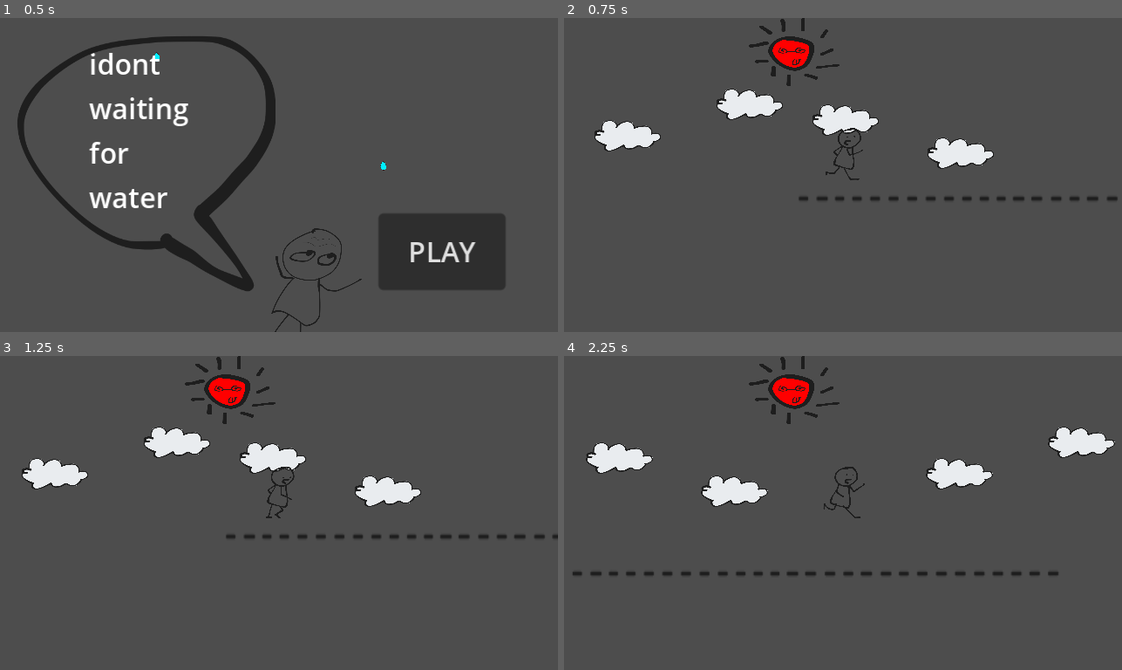
Above: before the commit, frames 1-4 (two rows, left to right).
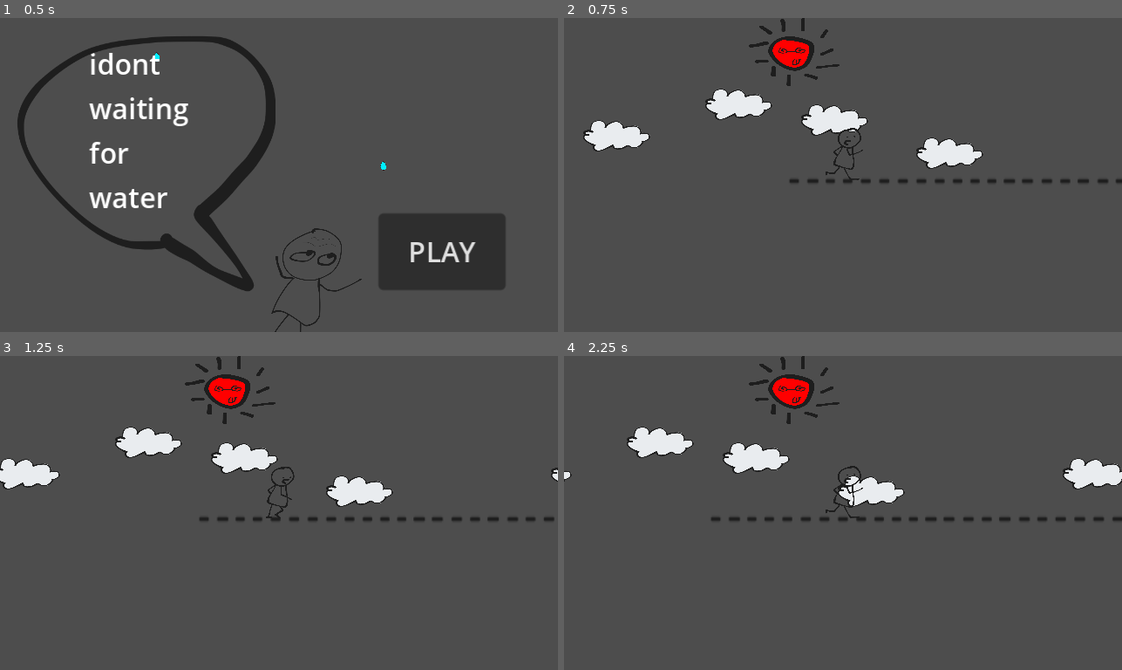
Above: after the commit, the same moments.

Repository: icehongssii/idontwaitingforwater
Game: Godot game, scene res://main.tscn
Same seed, same stepped clock (60 frames per second), same inputs: the game is played once before the commit and once after it.
Inputs:
- Up to frame 1 (0.5 s): no input
- Up to frame 2 (0.75 s): click "PLAY" at 0.5 s
- Up to frame 3 (1.25 s): no input
- Up to frame 4 (2.25 s): tap Enter (enter) at 1.25, 1.35 s; hold Right (ui_right) from 1.28 s (still down); tap Up (ui_up) at 1.52, 1.55, 1.82, 2.1 s

Frame 1 is identical in both runs. In frame 2, 2.8% of the frame differs, in the area x 3-100%, y 22-59%; in frame 3, 4.7%; in frame 4, 7.6%, in the area x 0-100%, y 22-70%.

Commit message:
IDWFW-17 엔터시 점프기능 추가

Diff:
--- a/parallax.tscn
+++ b/parallax.tscn
@@ -6,6 +6,7 @@
 [ext_resource type="Texture2D" uid="uid://cj5lrtld8t3hr" path="res://art/environment/cloud.svg" id="4_h8lon"]
 
 [sub_resource type="RectangleShape2D" id="RectangleShape2D_aefb3"]
+size = Vector2(265, 20)
 
 [node name="Parallax" type="Node2D"]
 
@@ -54,15 +55,16 @@
 centered = false
 
 [node name="Player" parent="." instance=ExtResource("3_0nv2d")]
-position = Vector2(24, 160)
+position = Vector2(27, 170)
 scale = Vector2(0.045, 0.041)
 
 [node name="StaticBody2D" type="StaticBody2D" parent="."]
 
 [node name="CollisionShape2D" type="CollisionShape2D" parent="StaticBody2D"]
+position = Vector2(133, 180)
 shape = SubResource("RectangleShape2D_aefb3")
 
 [node name="Sprite2D" type="Sprite2D" parent="StaticBody2D"]
-position = Vector2(142, 170)
+position = Vector2(143, 170)
 scale = Vector2(0.58998, 1)
 texture = ExtResource("3_chm7e")
--- a/player.gd
+++ b/player.gd
@@ -1,7 +1,13 @@
 extends CharacterBody2D
 
+enum {
+	RUNNING,
+	JUMPING,
+	FALLING
+}
 
-const SPEED = 10
+var state = RUNNING
+const SPEED = 30
 const JUMP_VELOCITY = -400.0
 @onready var anim = get_node("AnimationPlayer")
 # Get the gravity from the project settings to be synced with RigidBody nodes.
@@ -9,22 +15,28 @@
 
 
 func _physics_process(delta):
-	# Add the gravity.
-	#if not is_on_floor():
-		#velocity.y += gravity * delta
+	velocity.x = SPEED
+	state = RUNNING
+
+	if not is_on_floor(): # 공중이라
+		velocity.y += gravity * delta
+		if velocity.y < 0:
+			state = JUMPING
+		else:
+			state = FALLING
 #
 	## Handle jump.
-	#if Input.is_action_just_pressed("ui_accept") and is_on_floor():
-		#velocity.y = JUMP_VELOCITY
-#
-	## Get the input direction and handle the movement/deceleration.
-	## As good practice, you should replace UI actions with custom gameplay actions.
-	#var direction = Input.get_axis("ui_left", "ui_right")
-	#if direction:
-		#velocity.x = direction * SPEED
-	#else:
-		#velocity.x = move_toward(velocity.x, 0, SPEED)
-	velocity = Input.get_vector("ui_left", "ui_right", "ui_up", "ui_down") * 150
-	anim.play("Idle")
-	velocity.x = move_toward(velocity.x, SPEED, SPEED)
+	if Input.is_action_just_pressed("enter") and is_on_floor():
+		velocity.y = JUMP_VELOCITY
+		velocity.y = move_toward(velocity.y, SPEED, SPEED)
+
+	match state:
+		RUNNING:
+			anim.play("Idle")
+		JUMPING:
+			anim.play("Jump")
+		FALLING:
+			anim.play("Fall")
+
+
 	move_and_slide()
Not shown: 1 places in main.tscn that only renumber resources
